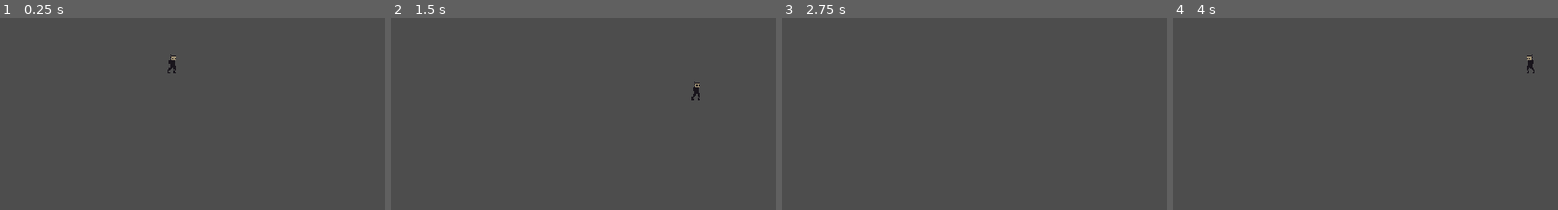
Above: before the commit, frames 1-4 (left to right).
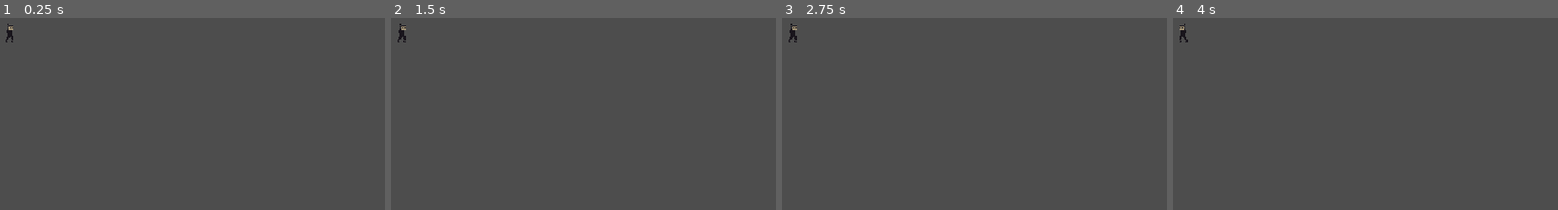
Above: after the commit, the same moments.

Repository: ExHilEr8/Game-Off-2024---YOU-were-not-here
Game: Godot game, scene res://scenes/main.tscn
The game is run twice, just before and just after one commit, with the same random seed, the same clock (stepped at 60 frames per second) and the same inputs.
Inputs:
- Up to frame 1 (0.25 s): no input
- Up to frame 2 (1.5 s): tap Enter at 0.5 s; hold D (move_right) 0.53-1.28 s; hold Shift (sprint) 0.53-1.28 s; hold S (move_down) from 1.28 s (still down); tap Shift (sprint) at 1.35 s
- Up to frame 3 (2.75 s): tap Space at 2 s; release S (move_down) at 2.03 s; hold D (move_right) from 2.03 s (still down); hold Shift (sprint) from 2.03 s (still down)
- Up to frame 4 (4 s): tap Enter at 2.75 s; release D (move_right) at 2.78 s; release Shift (sprint) at 2.78 s; hold W (move_up) 2.78-3.53 s; tap Shift (sprint) at 2.85 s; tap Space at 3.5 s; hold A (move_left) from 3.53 s (still down); hold Shift (sprint) from 3.53 s (still down)

The runs differ from the first frame. In frame 1, 0.2% of the frame differs, in the area x 1-46%, y 2-29%; in frame 2, 0.2%, in the area x 1-81%, y 2-43%; in frame 3, 0.1%; in frame 4, 0.2%.

Commit message:
Added player collision

Diff:
--- a/scenes/main.tscn
+++ b/scenes/main.tscn
@@ -1,27 +1,12 @@
-[gd_scene load_steps=4 format=3 uid="uid://b6wssjqpvgufy"]
+[gd_scene load_steps=3 format=3 uid="uid://b6wssjqpvgufy"]
 
-[ext_resource type="Script" path="res://scripts/player_movement.gd" id="1_aae7m"]
-[ext_resource type="Texture2D" uid="uid://co1hsldqffgio" path="res://assets/sprites/robber.png" id="1_mlooy"]
+[ext_resource type="PackedScene" uid="uid://ckfr4aq7owr60" path="res://scenes/player.tscn" id="1_ldneh"]
+[ext_resource type="PackedScene" uid="uid://ks20yib1bk4e" path="res://assets/objects/shippingcontainers/shippingbluehorizontalclosed.tscn" id="3_heyql"]
 
-[sub_resource type="CircleShape2D" id="CircleShape2D_osp72"]
+[node name="Node" type="Node2D"]
+y_sort_enabled = true
 
-[node name="Node" type="Node"]
+[node name="Player" parent="." instance=ExtResource("1_ldneh")]
 
-[node name="Player" type="CharacterBody2D" parent="." node_paths=PackedStringArray("sprite")]
-position = Vector2(148, 36)
-script = ExtResource("1_aae7m")
-sprite = NodePath("Sprite")
-walking_speed = 100.0
-sprinting_speed = 150.0
-
-[node name="Sprite" type="Sprite2D" parent="Player"]
-texture_filter = 1
-texture = ExtResource("1_mlooy")
-
-[node name="CollisionShape2D" type="CollisionShape2D" parent="Player"]
-position = Vector2(0, 2)
-scale = Vector2(0.565, 0.565)
-shape = SubResource("CircleShape2D_osp72")
-
-[node name="Camera2D" type="Camera2D" parent="."]
-position = Vector2(10, 10)
+[node name="Shippingbluehorizontalclosed" parent="." instance=ExtResource("3_heyql")]
+position = Vector2(35, 11)
--- /dev/null
+++ b/scenes/player.tscn
@@ -0,0 +1,27 @@
+[gd_scene load_steps=4 format=3 uid="uid://ckfr4aq7owr60"]
+
+[ext_resource type="Script" path="res://scripts/player_movement.gd" id="1_hdxn4"]
+[ext_resource type="Texture2D" uid="uid://co1hsldqffgio" path="res://assets/sprites/robber.png" id="2_mhhs4"]
+
+[sub_resource type="CapsuleShape2D" id="CapsuleShape2D_fu6xg"]
+radius = 5.30974
+height = 10.6195
+
+[node name="Player" type="CharacterBody2D" node_paths=PackedStringArray("sprite")]
+position = Vector2(148, 36)
+collision_layer = 2
+script = ExtResource("1_hdxn4")
+sprite = NodePath("Sprite")
+walking_speed = 100.0
+sprinting_speed = 150.0
+
+[node name="Sprite" type="Sprite2D" parent="."]
+texture_filter = 1
+texture = ExtResource("2_mhhs4")
+
+[node name="CollisionShape2D" type="CollisionShape2D" parent="."]
+position = Vector2(0, 6)
+scale = Vector2(0.565, 0.565)
+shape = SubResource("CapsuleShape2D_fu6xg")
+
+[node name="Camera2D" type="Camera2D" parent="."]
